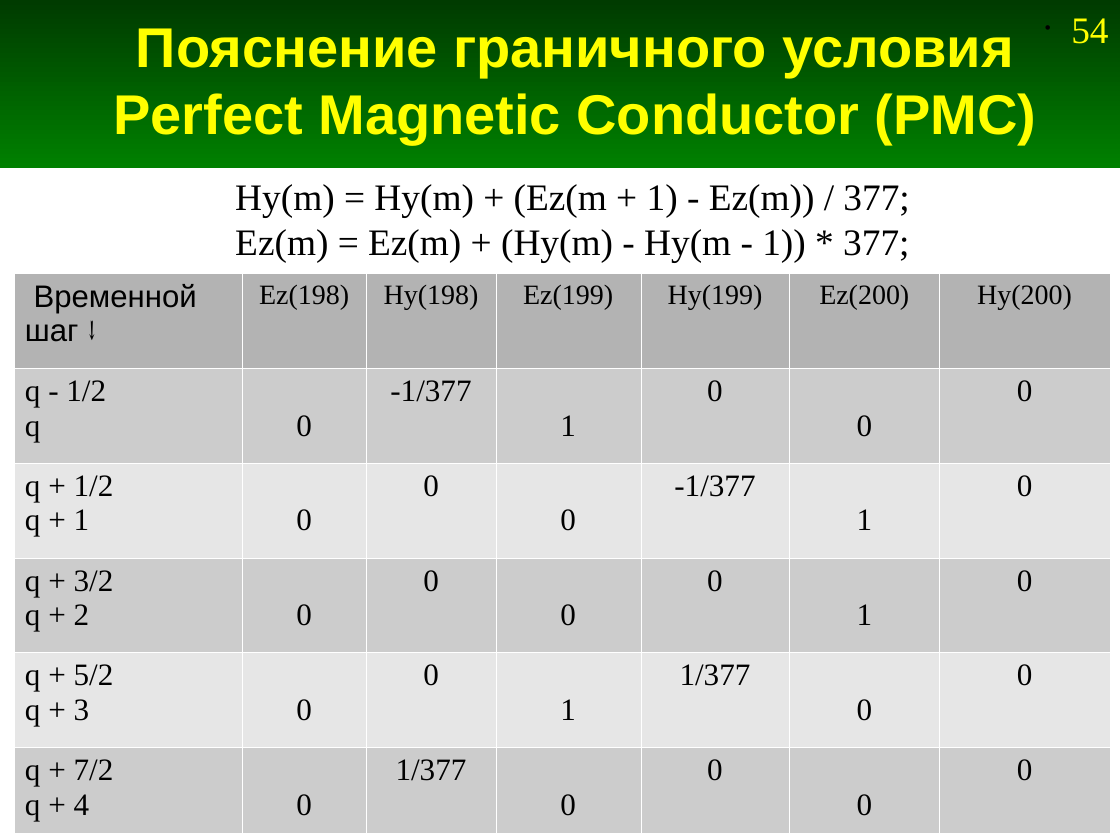
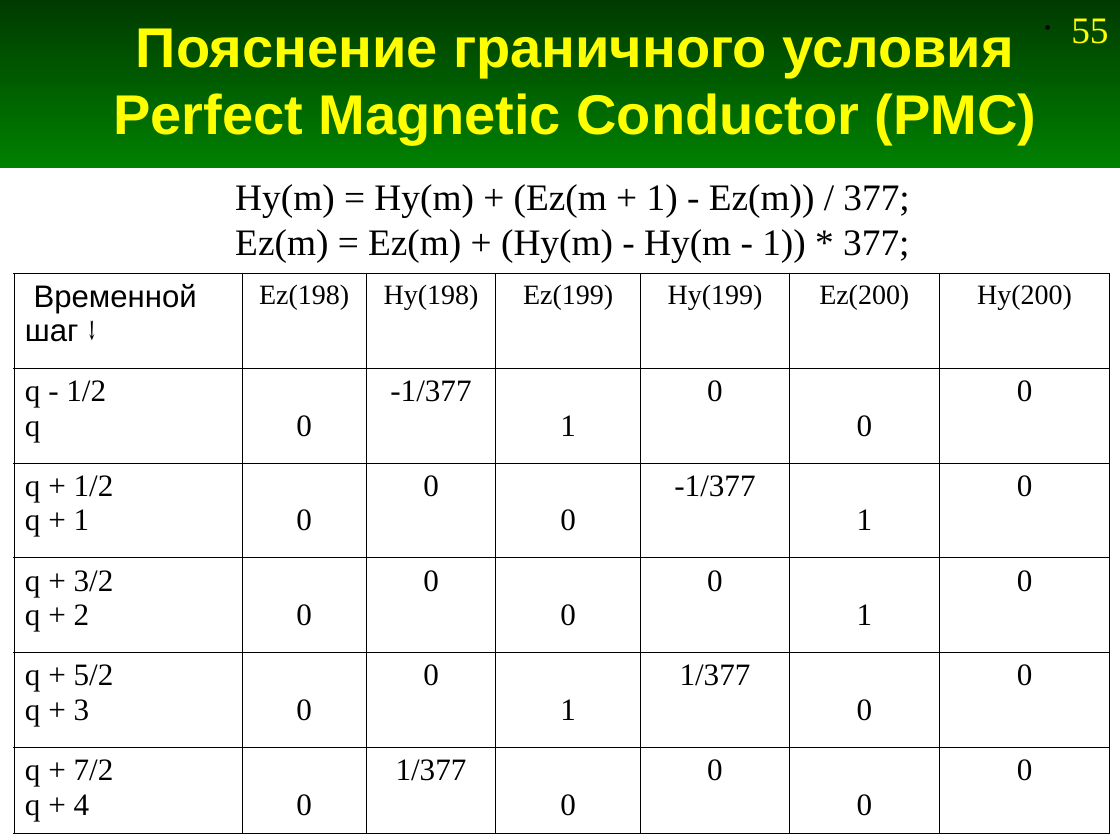
Before and after one commit to andris0147sv/modelling, a slide deck: slide 55 of presentations/2. FDTD.odp (slide 54 before the commit). Drawn at 1120x840 pixels with LibreOffice and Linux fonts; fonts in the diff are those of the drawing. Boxes give left, top, right and bottom in pixels: in the first picture for what was removed or moved away, otherwise in the second. Text is boxed around its words. In the diff, an @@ line names an element or a change of style, - is before the commit and + after.

```diff
--- a/presentations/2. FDTD.odp
+++ b/presentations/2. FDTD.odp
@@ page number at bbox=[1071, 18, 1108, 44]: text changed @@
-• 54
+• 55
@@ table at bbox=[13, 273, 1110, 833] @@
@@ fill #B3B3B3 to none in row 1 @@
@@ fill #CCCCCC to none in 21 cells @@
@@ fill #E6E6E6 to none in 14 cells @@
@@ borders changed @@
```
Also in this commit, not shown: 1 other slide changed, 1 slide added, 4 other files.
